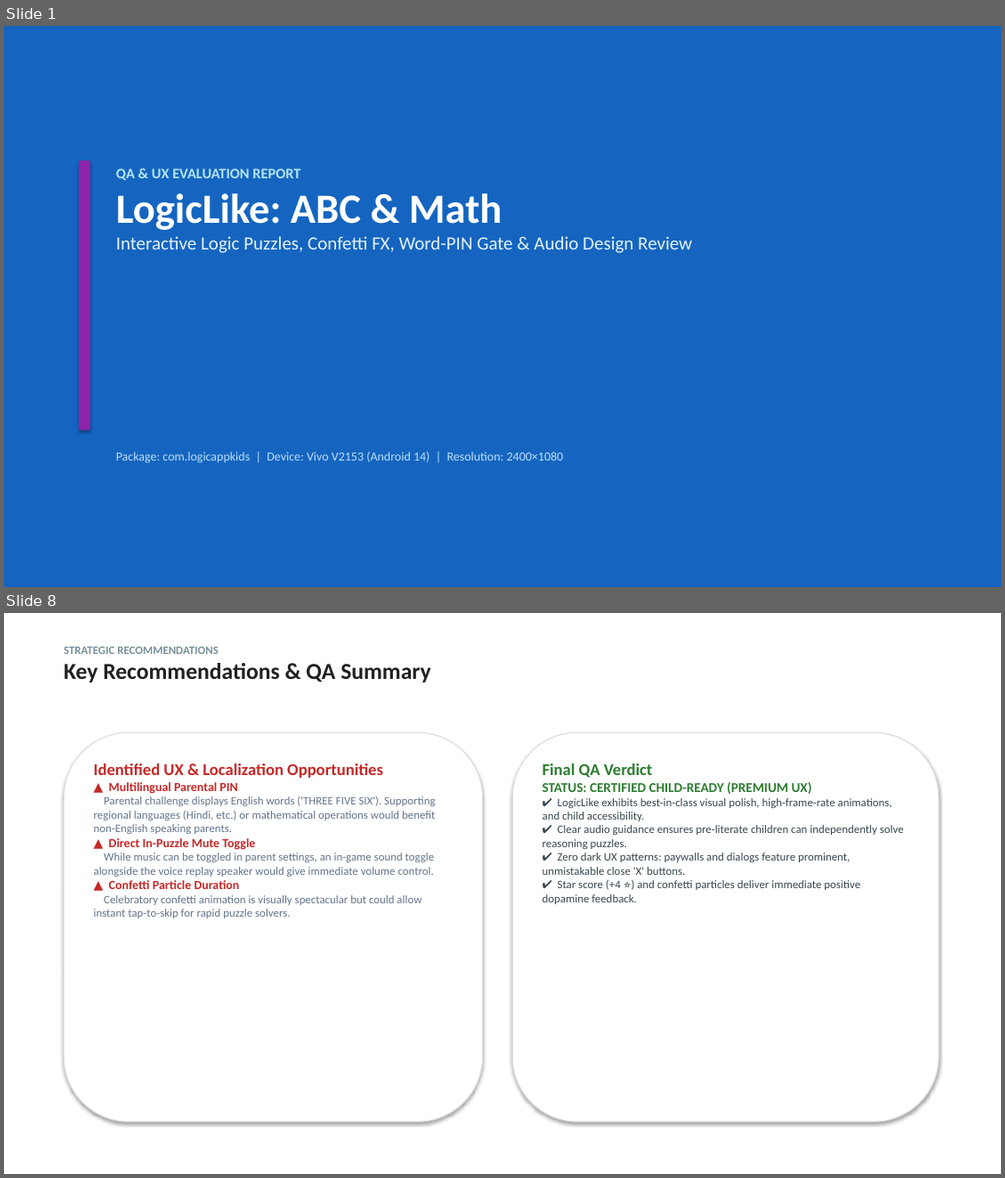
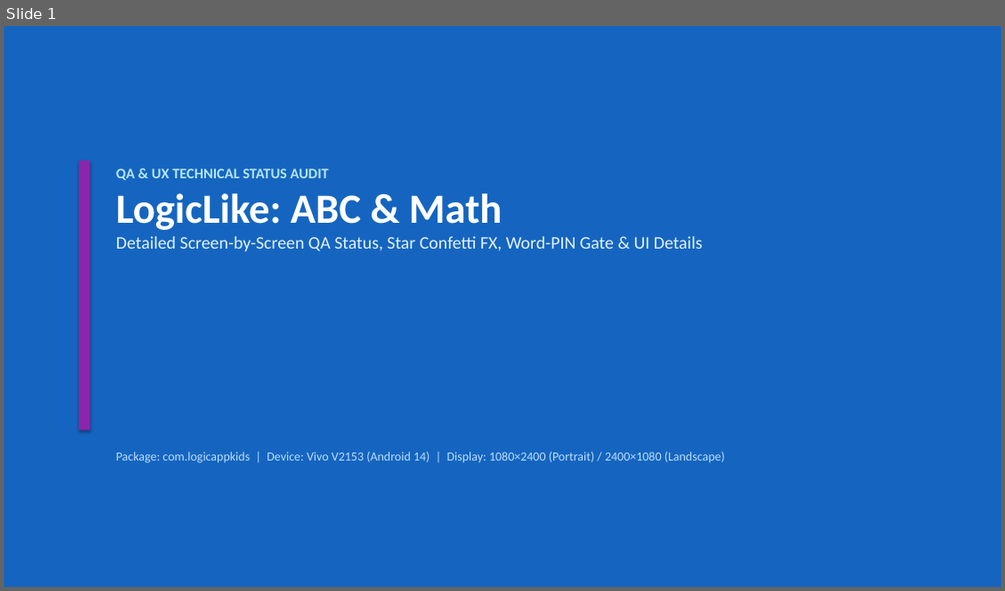
Before and after one commit to ananddub/game-qa-review-3g1j37, a slide deck: LogicLike_ABC_and_Math.pptx. Shown one above the other, each under a label of ours: slides 1 and 8 before the commit, slide 1 after it; the slides between them are not shown. The pictures are 1005x1178 and 1005x591 pixels, drawn with LibreOffice and Linux fonts; fonts in the diff are those of the drawing. Boxes give left, top, right and bottom in pixels: in the first picture for what was removed or moved away, otherwise in the second. Text is boxed around its words. In the diff, an @@ line names an element or a change of style, - is before the commit and + after.

Commit message:
Remove all suggestions/recommendations; update slides to focus purely on detailed screen statuses, UI elements, and technical parameters

```diff
--- a/LogicLike_ABC_and_Math.pptx
+++ b/LogicLike_ABC_and_Math.pptx
@@ slide 8 removed at (4, 613, 1001, 1174), background #FFFFFF @@
@@ text removed at (64, 646, 430, 682) @@
-STRATEGIC RECOMMENDATIONS
-Key Recommendations & QA Summary
@@ rounded rectangle removed at (64, 732, 483, 1121) @@
@@ rounded rectangle removed at (512, 732, 938, 1121) @@
@@ text removed at (94, 763, 435, 918) @@
-Identified UX & Localization Opportunities
-▲ Multilingual Parental PIN
-Parental challenge displays English words ('THREE FIVE SIX'). Supporting regional languages (Hindi, etc.) or mathematical operations would benefit non-English speaking parents.
-▲ Direct In-Puzzle Mute Toggle
-While music can be toggled in parent settings, an in-game sound toggle alongside the voice replay speaker would give immediate volume control.
-▲ Confetti Particle Duration
-Celebratory confetti animation is visually spectacular but could allow instant tap-to-skip for rapid puzzle solvers.
@@ text removed at (542, 763, 904, 904) @@
-Final QA Verdict
-STATUS: CERTIFIED CHILD-READY (PREMIUM UX)
-✔ LogicLike exhibits best-in-class visual polish, high-frame-rate animations, and child accessibility.
-✔ Clear audio guidance ensures pre-literate children can independently solve reasoning puzzles.
-✔ Zero dark UX patterns: paywalls and dialogs feature prominent, unmistakable close 'X' buttons.
-✔ Star score (+4 ⭐) and confetti particles deliver immediate positive dopamine feedback.
@@ slide 1 changed as well @@
@@ text at (116, 168, 329, 180): text changed @@
-QA & UX EVALUATION REPORT
+QA & UX TECHNICAL STATUS AUDIT
@@ text at (116, 236, 703, 251): text changed; size 18 to 17 pt @@
-Interactive Logic Puzzles, Confetti FX, Word-PIN Gate & Audio Design Review
+Detailed Screen-by-Screen QA Status, Star Confetti FX, Word-PIN Gate & UI Details
@@ text at (116, 451, 725, 463): text changed @@
-Package: com.logicappkids | Device: Vivo V2153 (Android 14) | Resolution: 2400×1080
+Package: com.logicappkids | Device: Vivo V2153 (Android 14) | Display: 1080×2400 (Portrait) / 2400×1080 (Landscape)
```
Also in this commit, not shown: 1 other slide changed, 5 slides added, 5 other slides removed, 2 other files.
